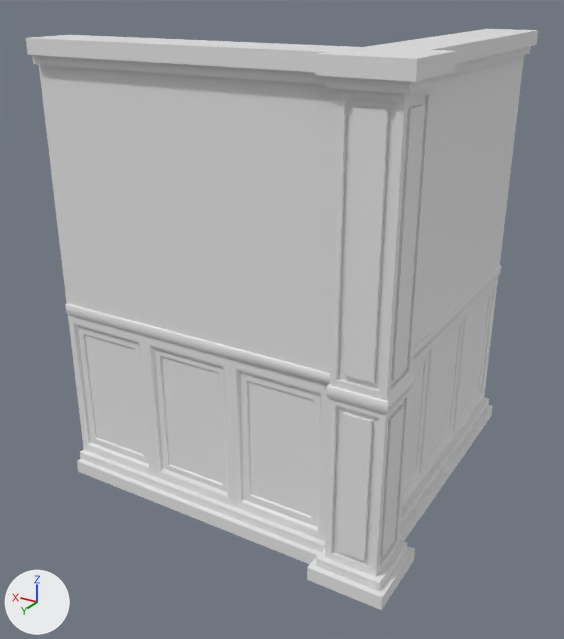
What one commit did to the FBX model Assets/Models/Hallway/Walls/SM_Sophisticated_Wall_Corner_Column_4m.fbx.
Both versions are drawn from a 50 mm camera at (-1.42, 3.38, 3.29) aimed at (1.16, -0.91, 1.14). Arrows for +X, +Y and +Z are at lower left; the lights stay in place. The picture after the commit comes second. Where no turn or scale is listed for an object, it has been applied to the vertices.

The first picture shows 'Parede_Detalhada_Quina_Coluna.001'.
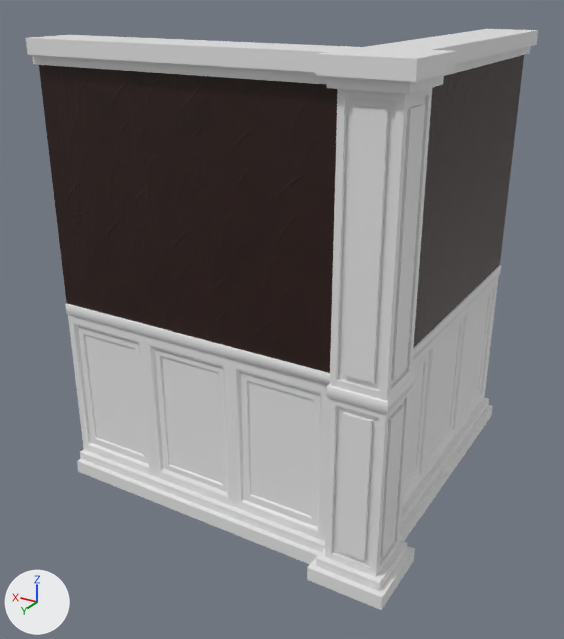
Diff of the bpy script that builds the scene:
```diff
--- a/Assets/Models/Hallway/Walls/SM_Sophisticated_Wall_Corner_Column_4m.fbx.py
+++ b/Assets/Models/Hallway/Walls/SM_Sophisticated_Wall_Corner_Column_4m.fbx.py
@@ img_teste_papel_parede__1__defaultmaterial_emission_png @@
+img_teste_papel_parede__1__defaultmaterial_emission_png = load_image('Teste_Papel_Parede (1)_DefaultMaterial_Emission.png', '../../../Materials/Dressing Room/Baseboard/Teste_Papel_Parede (1)_DefaultMaterial_Emission.png', 1024, 1024, 'sRGB')
@@ img_teste_papel_parede__1__defaultmaterial_normal_png @@
+img_teste_papel_parede__1__defaultmaterial_normal_png = load_image('Teste_Papel_Parede (1)_DefaultMaterial_Normal.png', '../../../Materials/Dressing Room/Baseboard/Teste_Papel_Parede (1)_DefaultMaterial_Normal.png', 1024, 1024, 'Non-Color')
@@ img_teste_papel_parede__1__defaultmaterial_metallicsmoothness_png @@
+img_teste_papel_parede__1__defaultmaterial_metallicsmoothness_png = load_image('Teste_Papel_Parede (1)_DefaultMaterial_MetallicSmoothness.png', '../../../Materials/Dressing Room/Baseboard/Teste_Papel_Parede (1)_DefaultMaterial_MetallicSmoothness.png', 1024, 1024, 'Non-Color')
@@ img_teste_papel_parede__1__defaultmaterial_albedotransparency_png @@
+img_teste_papel_parede__1__defaultmaterial_albedotransparency_png = load_image('Teste_Papel_Parede (1)_DefaultMaterial_AlbedoTransparency.png', '../../../Materials/Dressing Room/Baseboard/Teste_Papel_Parede (1)_DefaultMaterial_AlbedoTransparency.png', 1024, 1024, 'sRGB')
@@ mat_papel_parede_corredor_4k @@
+mat_papel_parede_corredor_4k = bpy.data.materials.new('Papel_Parede_Corredor_4k')
+# uses the picture img_teste_papel_parede__1__defaultmaterial_albedotransparency_png
+# uses the picture img_teste_papel_parede__1__defaultmaterial_emission_png
+# uses the picture img_teste_papel_parede__1__defaultmaterial_metallicsmoothness_png
+# uses the picture img_teste_papel_parede__1__defaultmaterial_normal_png
@@ me_cube_252 @@
 me_cube_252.from_pydata(...)  # 413 vertices, 433 faces; spans x -0.13..2.36, y -2.36..0.13, z 0.0..3.0
 # used by ob_parede_detalhada_quina_coluna_001; location = (0.0, 0.0, 0.0)
+# me_cube_252 part 1: all 7 faces centred in x 0.08..1.0, y -1.67..-0.08, z 1.5..2.34 switch from mat_papel_perede (its picture is missing) to mat_papel_parede_corredor_4k
+# me_cube_252 part 2: all 2 faces centred in x 1.44..1.66, y -0.08, z 1.82..2.34 switch from mat_papel_perede (its picture is missing) to mat_papel_parede_corredor_4k
 me_cube_252.materials.append(mat_trim)
```

What differs and where, as boxes [x1, y1, x2, y2] in the pictures (564 x 639 px):
part 1 of me_cube_252, recoloured (darker): [143, 55, 524, 373] in both
part 2 of me_cube_252, recoloured (darker): [39, 65, 338, 323] in both
